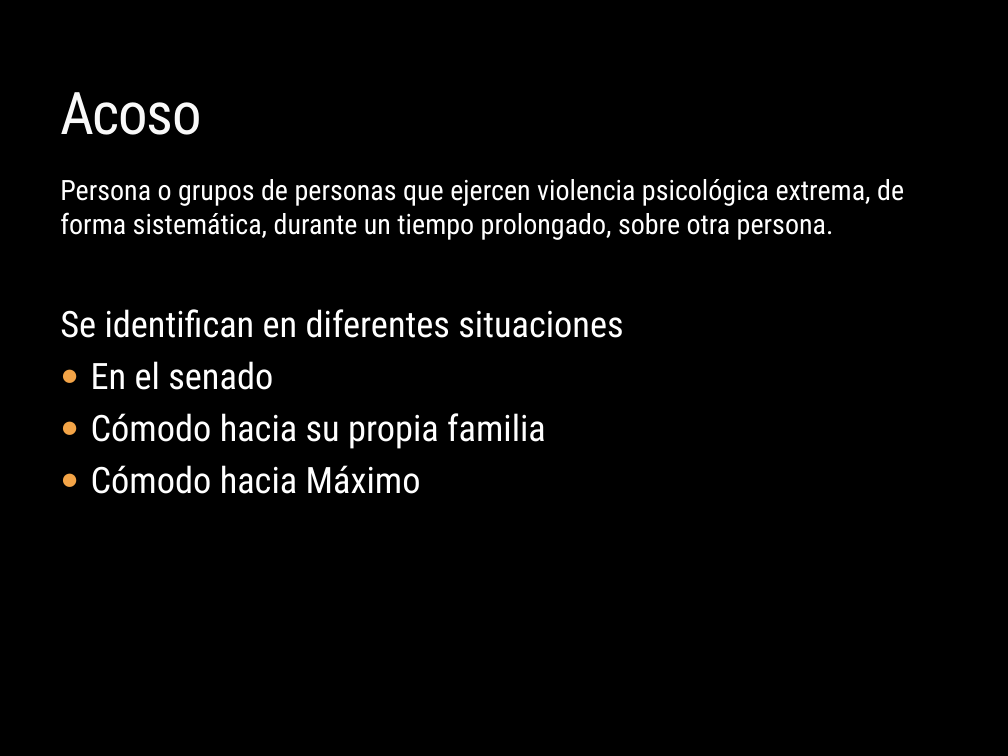
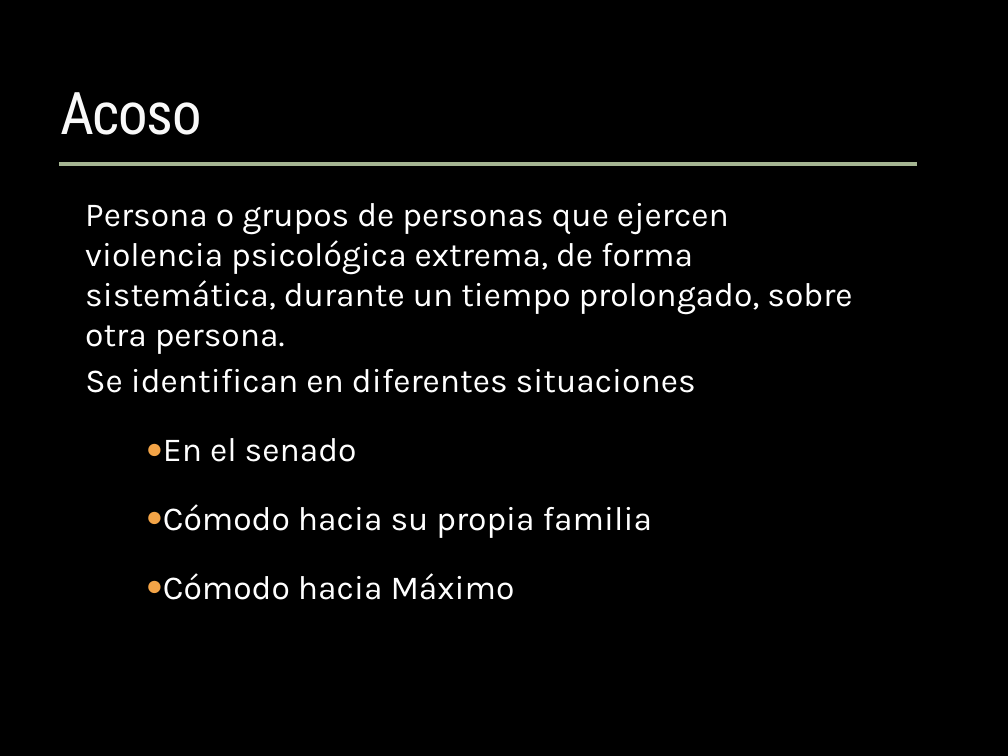
Before and after one commit to carlamadeo/proyectosfacultad, a slide deck: slide 10 of Administracion Gerencial/TP - Gladiator.pptx. Drawn at 1008x756 pixels with LibreOffice and Linux fonts; fonts in the diff are those of the drawing; background and template pictures are left out. Boxes give left, top, right and bottom in pixels: in the first picture for what was removed or moved away, otherwise in the second. Text is boxed around its words. In the diff, an @@ line names an element or a change of style, - is before the commit and + after.

```diff
--- a/Administracion Gerencial/TP - Gladiator.pptx
+++ b/Administracion Gerencial/TP - Gladiator.pptx
@@ line added from (59, 163) to (916, 163), #A5B592 3 pt @@
@@ text at [60,179,904,240]: paragraph removed @@
-Persona o grupos de personas que ejercen violencia psicológica extrema, de forma sistemática, durante un tiempo prolongado, sobre otra persona.
@@ text added at [85,203,852,354], 24 pt, text #FFFFFF @@
+Persona o grupos de personas que ejercen violencia psicológica extrema, de forma sistemática, durante un tiempo prolongado, sobre otra persona.
@@ text "Se identifican en diferentes situaciones": place and size @@
-text "Se identifican en diferentes situaciones" at [60,179,904,494]
+text "Se identifican en diferentes situaciones" at [85,369,696,600]
@@ text "Se identifican en diferentes situaciones" at [85,369,696,600]: size 26 to 24 pt, font Roboto Condensed to Karla; indent changed; line spacing 1 to 1.5 @@
```
Also in this commit, not shown: 7 other slides changed, 1 slide added, 1 slide removed, 1 other file.
